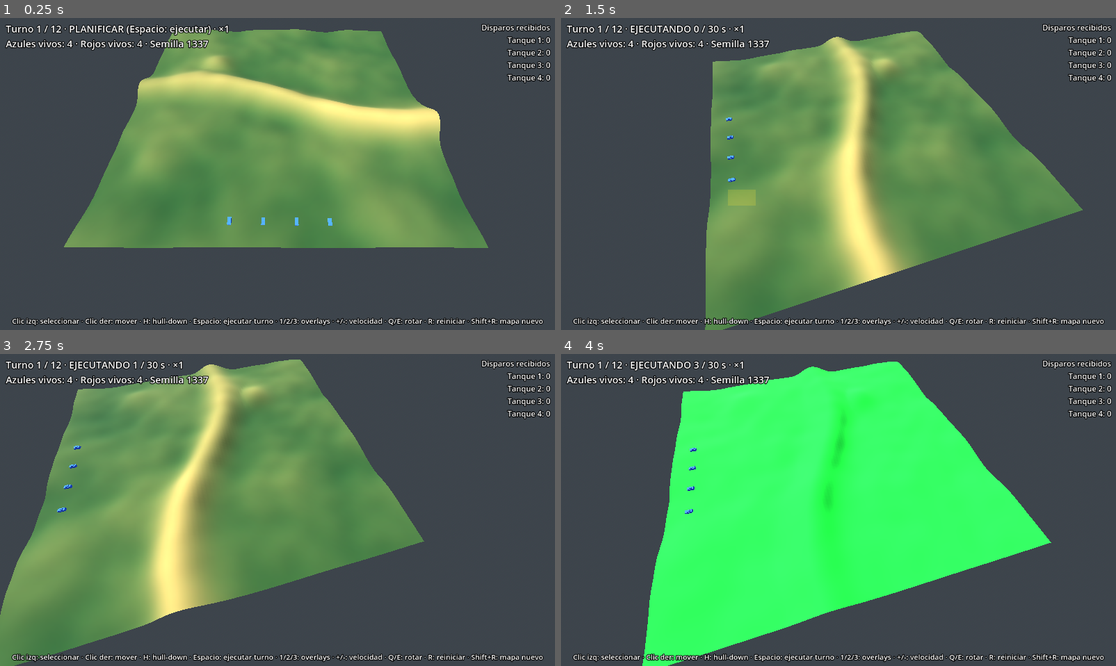
Above: before the commit, frames 1-4 (two rows, left to right).
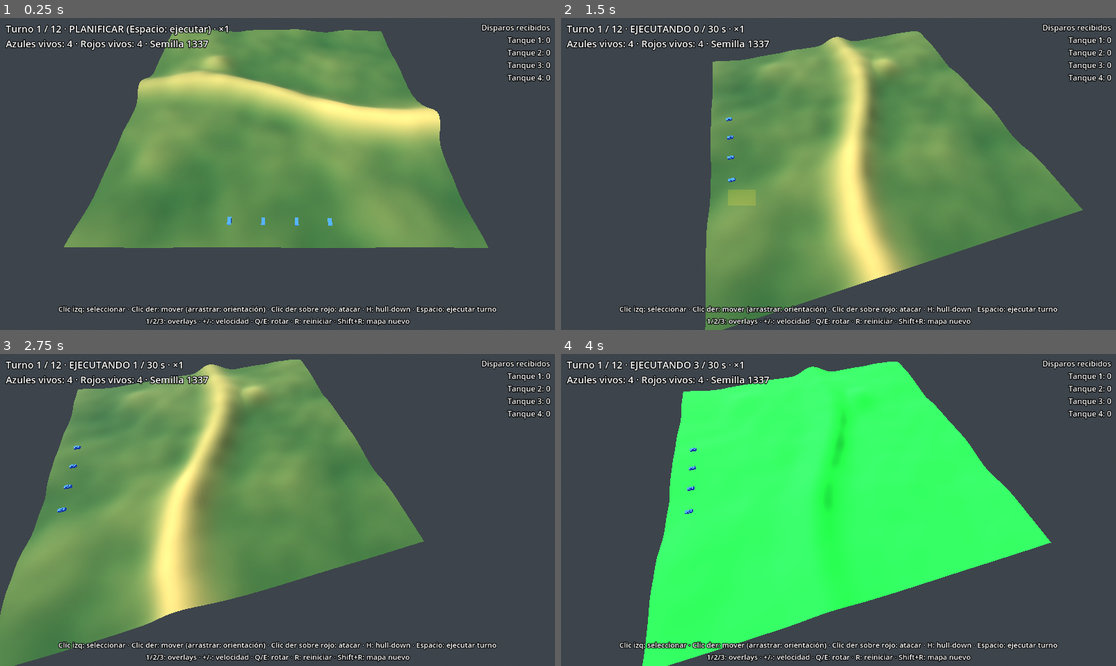
Above: after the commit, the same moments.

Repository: LeandroK99/Demogamev1
Game: Godot game, scene res://main.tscn
Two runs of this game, one before a commit and one after it. Both use one fixed random seed, a clock stepped at 60 frames per second and the inputs below.
Inputs (mouse positions are in pixels of both pictures, inside the frame that each line leads up to):
- Up to frame 1 (0.25 s): no input
- Up to frame 2 (1.5 s): tap Enter at 0.5 s; move the mouse to (960, 158) at 0.52 s; hold D 0.53-1.25 s; hold Q 0.53-1.25 s; click (960, 158) at 0.67 s; tap Space at 0.77 s; drag from (727, 189) to (810, 236) at 1.27 s
- Up to frame 3 (2.75 s): move the mouse to (333, 441) at 2.02 s; hold D from 2.03 s (still down); tap H at 2.1 s; click (333, 441) at 2.17 s
- Up to frame 4 (4 s): release D at 2.75 s; drag from (810, 572) to (672, 463) at 2.77 s; move the mouse to (1005, 556) at 3.52 s; hold A from 3.53 s (still down); tap 1 at 3.6 s; click (1005, 556) at 3.67 s; tap Space at 3.77 s

The runs differ from the first frame. In frame 1, 2.5% of the frame differs, in the area x 2-98%, y 92-99%; in frame 2, 2.5%; in frame 3, 2.5%; in frame 4, 2.6%, in the area x 2-98%, y 91-99%.

Commit message:
órdenes: orientación final con clic derecho arrastrado y atacar con clic derecho sobre un rojo
Co-Authored-By: Claude Opus 5.5 <noreply@anthropic.com>
Claude-Session: https://claude.ai/code/session_01FRAVKNdtrRtA3qXnwYqQmN

Diff:
--- a/game/hud.gd
+++ b/game/hud.gd
@@ -3,13 +3,14 @@
 ## HUD: estado del turno, unidad seleccionada, disparos recibidos, ayuda de teclas y cartel final.
 
 const PLAYER_SIDE: int = 0
-const HELP: String = "Clic izq: seleccionar · Clic der: mover · H: hull-down · Espacio: ejecutar turno · " \
-	+ "1/2/3: overlays · +/-: velocidad · Q/E: rotar · R: reiniciar · Shift+R: mapa nuevo"
+const HELP: String = "Clic izq: seleccionar · Clic der: mover (arrastrar: orientación) · Clic der sobre rojo: atacar · " \
+	+ "H: hull-down · Espacio: ejecutar turno\n1/2/3: overlays · +/-: velocidad · Q/E: rotar · R: reiniciar · Shift+R: mapa nuevo"
 const ORDER_NAMES: Dictionary = {
 	Unit.Order.NONE: "ninguna",
 	Unit.Order.MOVE: "mover",
 	Unit.Order.HULLDOWN: "hull-down",
 	Unit.Order.HOLD: "mantener",
+	Unit.Order.ATTACK: "atacar",
 }
 
 var world: SimWorld
@@ -89,7 +90,10 @@
 		lines.append("Tanque %d" % (sel.id + 1))
 		lines.append("Vida: %d / %d" % [sel.hp, Config.TANK_HP])
 		lines.append("Recarga: %s" % ("lista" if sel.reload_left <= 0.0 else "%.1f s" % sel.reload_left))
-		lines.append("Orden: %s" % ORDER_NAMES.get(sel.order, "?"))
+		var order_text: String = ORDER_NAMES.get(sel.order, "?")
+		if sel.order == Unit.Order.ATTACK and sel.attack_target >= 0:
+			order_text += " (rojo %d)" % (sel.attack_target - Config.UNITS_PER_SIDE + 1)
+		lines.append("Orden: %s" % order_text)
 		lines.append("")
 	lines.append("Disparos recibidos")
 	for u: Unit in world.units:
--- a/game/input_controller.gd
+++ b/game/input_controller.gd
@@ -1,11 +1,16 @@
 class_name InputController
 extends Node
-## Selección (clic o recuadro con el izquierdo) y órdenes de mover (clic derecho).
+## Selección (clic o recuadro con el izquierdo) y órdenes con el derecho:
+## clic = mover; mantener y arrastrar = mover y elegir la orientación final; sobre un rojo = atacar.
 
 const CLICK_PICK_PX: float = 30.0 # radio en píxeles para seleccionar con un clic
 const DRAG_MIN_PX: float = 8.0 # menos que esto es un clic, no un recuadro
 const FORMATION_GAP: int = 3 # celdas entre tanques que reciben la misma orden
 const PLAYER_SIDE: int = 0
+const COLOR_PATH: Color = Color(1.0, 0.9, 0.2)
+const COLOR_FACING: Color = Color(0.3, 0.9, 1.0)
+const COLOR_ATTACK: Color = Color(1.0, 0.25, 0.2)
+const FACING_ARROW_CELLS: float = 4.0 # largo de la flecha de orientación
 
 signal selection_changed
 
@@ -17,6 +22,10 @@
 
 var _dragging: bool = false
 var _drag_start: Vector2 = Vector2.ZERO
+var _rdragging: bool = false
+var _rdrag_start: Vector2 = Vector2.ZERO
+var _rdrag_target: Variant = null # punto del terreno donde se apretó el derecho (Vector3)
+var _rdrag_facing: Vector2 = Vector2.ZERO # orientación elegida mientras se arrastra
 var _box: ColorRect = ColorRect.new()
 var _paths_mesh: ImmediateMesh = ImmediateMesh.new()
 var _paths_material: StandardMaterial3D = StandardMaterial3D.new()
@@ -37,7 +46,7 @@
 	paths.mesh = _paths_mesh
 	add_child(paths)
 	_paths_material.shading_mode = BaseMaterial3D.SHADING_MODE_UNSHADED
-	_paths_material.albedo_color = Color(1.0, 0.9, 0.2)
+	_paths_material.vertex_color_use_as_albedo = true
 	_paths_material.no_depth_test = true
 
 
@@ -55,8 +64,11 @@
 					_select_click(mb.position)
 				else:
 					_select_box(Rect2(_drag_start, Vector2.ZERO).expand(mb.position))
-		elif mb.button_index == MOUSE_BUTTON_RIGHT and mb.pressed:
-			_order_move(mb.position)
+		elif mb.button_index == MOUSE_BUTTON_RIGHT:
+			if mb.pressed:
+				_right_pressed(mb.position)
+			elif _rdragging:
+				_right_released()
 		return
 	var key: InputEventKey = event as InputEventKey
 	if key != null and key.pressed and not key.echo and key.physical_keycode == KEY_H:
@@ -65,6 +77,8 @@
 			world.order_hulldown(selected_ids)
 		return
 	var mm: InputEventMouseMotion = event as InputEventMouseMotion
+	if mm != null and _rdragging:
+		_update_facing(mm.position)
 	if mm != null and _dragging and mm.position.distance_to(_drag_start) >= DRAG_MIN_PX:
 		var r: Rect2 = Rect2(_drag_start, Vector2.ZERO).expand(mm.position)
 		_box.position = r.position
@@ -136,42 +150,126 @@
 	return world.get_unit(selected_ids[0]) if not selected_ids.is_empty() else null
 
 
-func _order_move(screen: Vector2) -> void:
+## Derecho apretado: sobre un rojo conocido ataca; si no, empieza la orden de mover.
+func _right_pressed(screen: Vector2) -> void:
 	# Órdenes solo en la fase PLAN
 	if selected_ids.is_empty() or world.phase != SimWorld.Phase.PLAN:
 		return
+	var enemy: UnitView = _enemy_at(screen)
+	if enemy != null:
+		for id: int in selected_ids:
+			world.order_attack(id, enemy.unit.id)
+		return
 	var hit: Variant = terrain_view.raycast(camera.project_ray_origin(screen), camera.project_ray_normal(screen))
 	if hit == null:
 		return
-	var target: Vector2i = world.height_field.world_to_cell(hit as Vector3)
-	# Formación en línea: ordenar por x actual y repartir a lo ancho del destino
+	_rdragging = true
+	_rdrag_start = screen
+	_rdrag_target = hit
+	_rdrag_facing = Vector2.ZERO
+
+
+## Mientras se arrastra: la orientación apunta del destino hacia el punto bajo el mouse.
+func _update_facing(screen: Vector2) -> void:
+	if screen.distance_to(_rdrag_start) < DRAG_MIN_PX:
+		_rdrag_facing = Vector2.ZERO
+		return
+	var hit: Variant = terrain_view.raycast(camera.project_ray_origin(screen), camera.project_ray_normal(screen))
+	if hit == null:
+		return
+	var d: Vector3 = (hit as Vector3) - (_rdrag_target as Vector3)
+	var flat: Vector2 = Vector2(d.x, d.z)
+	_rdrag_facing = flat.normalized() if flat.length() > 0.5 else Vector2.ZERO
+
+
+func _right_released() -> void:
+	_rdragging = false
+	var target: Vector2i = world.height_field.world_to_cell(_rdrag_target as Vector3)
+	_issue_move(target, _rdrag_facing)
+	_rdrag_facing = Vector2.ZERO
+
+
+## Rojo visible o fantasma bajo el cursor (o null).
+func _enemy_at(screen: Vector2) -> UnitView:
+	var best: UnitView = null
+	var best_d: float = CLICK_PICK_PX
+	for v: UnitView in unit_views:
+		if v.unit.side == PLAYER_SIDE or not v.unit.alive or not v.visible:
+			continue
+		var sp: Variant = _screen_pos(v)
+		if sp != null and (sp as Vector2).distance_to(screen) < best_d:
+			best_d = (sp as Vector2).distance_to(screen)
+			best = v
+	return best
+
+
+## Mover en línea: los tanques se reparten perpendiculares a la orientación
+## (o a lo ancho si no hay orientación), ordenados por su posición actual.
+func _issue_move(target: Vector2i, facing: Vector2) -> void:
+	var perp: Vector2 = Vector2(-facing.y, facing.x) if facing != Vector2.ZERO else Vector2(1.0, 0.0)
 	var ids: Array[int] = selected_ids.duplicate()
-	ids.sort_custom(func(a: int, b: int) -> bool: return world.get_unit(a).pos.x < world.get_unit(b).pos.x)
+	ids.sort_custom(func(a: int, b: int) -> bool:
+		return world.get_unit(a).pos.dot(perp) < world.get_unit(b).pos.dot(perp))
 	var n: int = ids.size()
 	var limit: int = world.height_field.size - 1
 	for i: int in n:
-		var dx: int = roundi((float(i) - float(n - 1) * 0.5) * FORMATION_GAP)
-		var cell: Vector2i = Vector2i(clampi(target.x + dx, 0, limit), target.y)
-		if not world.order_move(ids[i], cell):
-			world.order_move(ids[i], target) # si la celda desplazada no sirve, al punto exacto
-
-
-## Ruta planificada de cada tanque propio, como una línea sobre el terreno.
+		var off: Vector2 = perp * (float(i) - float(n - 1) * 0.5) * FORMATION_GAP
+		var c: Vector2i = Vector2i((Vector2(target) + off).round())
+		var cell: Vector2i = Vector2i(clampi(c.x, 0, limit), clampi(c.y, 0, limit))
+		if not world.order_move(ids[i], cell, facing):
+			world.order_move(ids[i], target, facing) # si la celda desplazada no sirve, al punto exacto
+
+
+## Rutas planificadas (amarillo), orientación final (celeste) y blanco de ataque (rojo).
 func _draw_paths() -> void:
 	_paths_mesh.clear_surfaces()
 	var hf: HeightField = world.height_field
-	var any: bool = false
+	var segs: PackedVector3Array = PackedVector3Array()
+	var colors: PackedColorArray = PackedColorArray()
 	for u: Unit in world.units:
-		if u.side != PLAYER_SIDE or not u.alive or u.path.is_empty():
+		if u.side != PLAYER_SIDE or not u.alive:
 			continue
-		if not any:
-			_paths_mesh.surface_begin(Mesh.PRIMITIVE_LINES, _paths_material)
-			any = true
-		var prev: Vector3 = Vector3(u.pos.x * Config.CELL_SIZE, hf.height_at(u.pos) + 0.5, u.pos.y * Config.CELL_SIZE)
+		var start: Vector3 = _ground(u.pos)
+		var prev: Vector3 = start
 		for c: Vector2i in u.path:
-			var p: Vector3 = hf.cell_to_world(c) + Vector3.UP * 0.5
-			_paths_mesh.surface_add_vertex(prev)
-			_paths_mesh.surface_add_vertex(p)
+			var p: Vector3 = _ground(Vector2(c))
+			_seg(segs, colors, prev, p, COLOR_PATH)
 			prev = p
-	if any:
-		_paths_mesh.surface_end()
+		if u.final_heading != Vector2.ZERO and not u.path.is_empty():
+			_arrow(segs, colors, Vector2(u.path.back()), u.final_heading, COLOR_FACING)
+		if u.attack_target >= 0 and world.known_enemies[PLAYER_SIDE].has(u.attack_target):
+			var cell: Vector2i = world.known_enemies[PLAYER_SIDE][u.attack_target]["cell"]
+			_seg(segs, colors, start + Vector3.UP * 2.0, _ground(Vector2(cell)) + Vector3.UP * 2.0, COLOR_ATTACK)
+	# Vista previa mientras se arrastra el derecho
+	if _rdragging and _rdrag_facing != Vector2.ZERO:
+		var t: Vector3 = _rdrag_target as Vector3
+		_arrow(segs, colors, Vector2(t.x, t.z) / Config.CELL_SIZE, _rdrag_facing, COLOR_FACING)
+	if segs.is_empty():
+		return
+	_paths_mesh.surface_begin(Mesh.PRIMITIVE_LINES, _paths_material)
+	for i: int in segs.size():
+		_paths_mesh.surface_set_color(colors[i])
+		_paths_mesh.surface_add_vertex(segs[i])
+	_paths_mesh.surface_end()
+
+
+func _ground(p: Vector2) -> Vector3:
+	return Vector3(p.x * Config.CELL_SIZE, world.height_field.height_at(p) + 0.5, p.y * Config.CELL_SIZE)
+
+
+func _seg(segs: PackedVector3Array, colors: PackedColorArray, a: Vector3, b: Vector3, color: Color) -> void:
+	segs.append(a)
+	segs.append(b)
+	colors.append(color)
+	colors.append(color)
+
+
+## Flecha desde la celda (continua) at en la dirección dir de la grilla.
+func _arrow(segs: PackedVector3Array, colors: PackedColorArray, at: Vector2, dir: Vector2, color: Color) -> void:
+	var tip_cell: Vector2 = at + dir * FACING_ARROW_CELLS
+	var base: Vector3 = _ground(at)
+	var tip: Vector3 = _ground(tip_cell)
+	_seg(segs, colors, base, tip, color)
+	for side: float in [-1.0, 1.0]:
+		var wing: Vector2 = tip_cell - dir * 1.2 + Vector2(-dir.y, dir.x) * side * 0.8
+		_seg(segs, colors, tip, _ground(wing), color)
--- a/sim/sim_world.gd
+++ b/sim/sim_world.gd
@@ -134,7 +134,8 @@
 
 
 ## Calcula la ruta más cubierta para el bando de la unidad. Devuelve false si no hay ruta.
-func order_move(unit_id: int, target_cell: Vector2i) -> bool:
+## facing: orientación final opcional (Vector2.ZERO = la de la marcha).
+func order_move(unit_id: int, target_cell: Vector2i, facing: Vector2 = Vector2.ZERO) -> bool:
 	var u: Unit = get_unit(unit_id)
 	if u == null or not u.alive or phase != Phase.PLAN:
 		return false
@@ -148,7 +149,47 @@
 	u.path = path
 	u.order = Unit.Order.MOVE
 	u.moving = not path.is_empty()
+	u.attack_target = -1
+	u.final_heading = facing.normalized() if facing != Vector2.ZERO else Vector2.ZERO
+	if not u.moving and u.final_heading != Vector2.ZERO:
+		u.heading = u.final_heading # ya está en destino: solo gira
 	return true
+
+
+## Orden ATTACK: avanzar por la ruta cubierta hacia la última posición conocida del enemigo,
+## detenerse apenas tenga línea de tiro y priorizarlo como blanco. Solo enemigos conocidos.
+func order_attack(unit_id: int, enemy_id: int) -> bool:
+	var u: Unit = get_unit(unit_id)
+	var enemy: Unit = get_unit(enemy_id)
+	if u == null or enemy == null or not u.alive or not enemy.alive or enemy.side == u.side:
+		return false
+	if phase != Phase.PLAN or not known_enemies[u.side].has(enemy_id):
+		return false
+	if _can_see(u, enemy, Config.CENTER_H) and visible_enemies[u.side].has(enemy_id):
+		u.path.clear()
+		u.moving = false
+		u.final_heading = Vector2.ZERO
+	elif not order_move(unit_id, known_enemies[u.side][enemy_id]["cell"]):
+		return false
+	u.order = Unit.Order.ATTACK
+	u.attack_target = enemy_id
+	return true
+
+
+## Atacantes: frenan al tener línea de tiro; si el blanco murió, la orden termina.
+func _update_attackers() -> void:
+	for u: Unit in units:
+		if not u.alive or u.attack_target < 0:
+			continue
+		var enemy: Unit = units[u.attack_target]
+		if not enemy.alive:
+			u.attack_target = -1
+			u.order = Unit.Order.NONE
+			u.path.clear()
+			u.moving = false
+		elif not u.path.is_empty() and _can_see(u, enemy, Config.CENTER_H):
+			u.path.clear()
+			u.moving = false
 
 
 ## Orden HULLDOWN para un grupo: cada unidad va al mejor candidato contra las amenazas
@@ -207,6 +248,7 @@
 func step() -> void:
 	if game_over:
 		return
+	_update_attackers()
 	for u: Unit in units:
 		if u.alive and not u.path.is_empty():
 			_advance(u, Config.TICK)
@@ -243,9 +285,14 @@
 
 ## Enemigo visible para el bando del tirador, más cercano, al que el tirador ve.
 func _pick_target(shooter: Unit) -> Unit:
+	var vis: Dictionary = visible_enemies[shooter.side]
+	# Blanco prioritario de la orden ATTACK, si se lo puede tirar
+	if shooter.attack_target >= 0 and vis.has(shooter.attack_target):
+		var prio: Unit = units[shooter.attack_target]
+		if prio.alive and _can_see(shooter, prio, Config.CENTER_H):
+			return prio
 	var best: Unit = null
 	var best_d: float = INF
-	var vis: Dictionary = visible_enemies[shooter.side]
 	for id: int in vis:
 		var enemy: Unit = units[id]
 		if not enemy.alive:
@@ -320,5 +367,8 @@
 			u.pos += delta.normalized() * (budget_m / Config.CELL_SIZE)
 			budget_m = 0.0
 	u.moving = not u.path.is_empty()
-	if not u.moving and u.order == Unit.Order.MOVE:
-		u.order = Unit.Order.NONE
+	if not u.moving:
+		if u.final_heading != Vector2.ZERO:
+			u.heading = u.final_heading
+		if u.order == Unit.Order.MOVE:
+			u.order = Unit.Order.NONE
--- a/sim/unit.gd
+++ b/sim/unit.gd
@@ -2,7 +2,7 @@
 extends RefCounted
 ## Un tanque de la simulación.
 
-enum Order { NONE, MOVE, HULLDOWN, HOLD }
+enum Order { NONE, MOVE, HULLDOWN, HOLD, ATTACK }
 
 var id: int = 0
 var side: int = 0 # 0 azul, 1 rojo
@@ -11,6 +11,8 @@
 var hp: int = Config.TANK_HP
 var reload_left: float = 0.0
 var path: Array[Vector2i] = []
+var final_heading: Vector2 = Vector2.ZERO # orientación al llegar (cero = la de la marcha)
+var attack_target: int = -1 # id del enemigo a atacar (-1 = ninguno)
 var order: int = Order.NONE
 var moving: bool = false
 var alive: bool = true
--- /dev/null
+++ b/tests/test_orders.gd
@@ -0,0 +1,91 @@
+extends TestBase
+## Tests de las órdenes de orientación final y de ataque.
+
+const N: int = 96
+
+
+## Mundo llano sin IA con solo los tanques indicados vivos.
+func _world(alive_ids: Array[int]) -> SimWorld:
+	var world: SimWorld = SimWorld.new(7, HeightField.new(N), false)
+	for u: Unit in world.units:
+		u.alive = alive_ids.has(u.id)
+	return world
+
+
+func test_move_with_final_facing() -> void:
+	var ids: Array[int] = [0, 4] # un rojo vivo para que la partida no termine
+	var world: SimWorld = _world(ids)
+	world.p_hit_base = 0.0
+	var u: Unit = world.units[0]
+	var facing: Vector2 = Vector2(1.0, 0.0) # mirar al este
+	assert_true(world.order_move(0, u.cell() + Vector2i(0, -5), facing), "orden aceptada")
+	for i: int in 60:
+		world.step()
+	assert_true(not u.moving, "llegó")
+	assert_true(u.heading.is_equal_approx(facing), "quedó mirando al este (%s)" % u.heading)
+
+
+func test_facing_only_rotates_in_place() -> void:
+	var ids: Array[int] = [0, 4]
+	var world: SimWorld = _world(ids)
+	var u: Unit = world.units[0]
+	assert_true(world.order_move(0, u.cell(), Vector2(-1.0, 0.0)), "orden aceptada")
+	assert_true(u.heading.is_equal_approx(Vector2(-1.0, 0.0)), "gira sin moverse")
+
+
+func test_attack_unknown_enemy_rejected() -> void:
+	var ids: Array[int] = [0, 4]
+	var world: SimWorld = _world(ids)
+	world.known_enemies[0].clear()
+	assert_true(not world.order_attack(0, 4), "no se puede atacar a un enemigo desconocido")
+
+
+func test_attack_advances_until_line_of_fire() -> void:
+	var ids: Array[int] = [0, 4]
+	var world: SimWorld = _world(ids)
+	world.p_hit_base = 0.0 # sin bajas: solo interesa el movimiento
+	var blue: Unit = world.units[0]
+	var red: Unit = world.units[4]
+	# A 90 celdas (360 m): fuera de alcance, conocido como fantasma
+	blue.pos = Vector2(48, 92)
+	red.pos = Vector2(48, 2)
+	world.update_detection()
+	assert_true(not world.visible_enemies[0].has(4), "arranca sin verlo")
+	world.known_enemies[0][4] = {"cell": red.cell(), "last_seen_turn": world.turn}
+	assert_true(world.order_attack(0, 4), "orden aceptada")
+	world.begin_execute()
+	for i: int in 60:
+		world.step()
+	assert_eq(blue.order, Unit.Order.ATTACK, "sigue con la orden de ataque")
+	assert_true(not blue.moving and blue.path.is_empty(), "frenó al tener línea de tiro")
+	var d: float = TerrainAnalysis.dist_m(blue.cell(), red.cell())
+	assert_true(d <= Config.MAX_RANGE and d > Config.MAX_RANGE - 3.0 * Config.CELL_SIZE, "frenó apenas entró en alcance (%.0f m)" % d)
+
+
+func test_attack_target_has_priority() -> void:
+	var ids: Array[int] = [0, 4, 5]
+	var world: SimWorld = _world(ids)
+	var blue: Unit = world.units[0]
+	world.units[4].pos = blue.pos + Vector2(0.0, -10.0) # cerca
+	world.units[5].pos = blue.pos + Vector2(0.0, -30.0) # lejos
+	world.units[4].reload_left = 100.0
+	world.units[5].reload_left = 100.0
+	world.update_detection()
+	assert_true(world.order_attack(0, 5), "orden aceptada")
+	world.begin_execute()
+	world.step()
+	assert_eq(world.shot_events.size(), 1, "un disparo")
+	assert_eq(int(world.shot_events[0]["target"]), 5, "le tiró al blanco ordenado, no al más cercano")
+
+
+func test_attack_ends_when_target_dies() -> void:
+	var ids: Array[int] = [0, 4]
+	var world: SimWorld = _world(ids)
+	world.update_detection()
+	assert_true(world.order_attack(0, 4), "orden aceptada")
+	world.units[4].alive = false
+	world.units[5].alive = true # para que la partida no termine
+	world.begin_execute()
+	world.step()
+	assert_eq(world.units[0].order, Unit.Order.NONE, "la orden terminó")
+	assert_eq(world.units[0].attack_target, -1, "sin blanco")
Not shown, added: tests/test_orders.gd.uid
